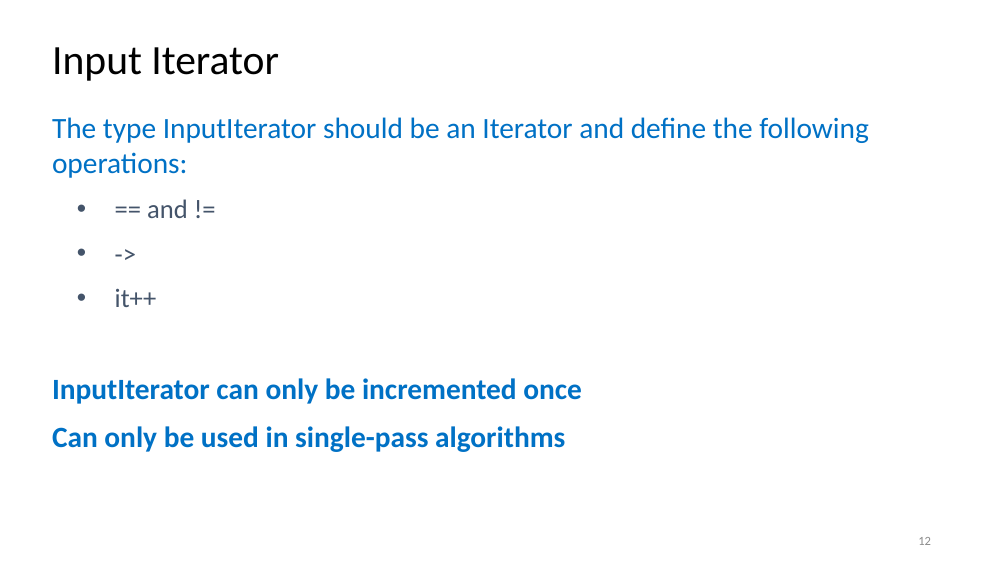
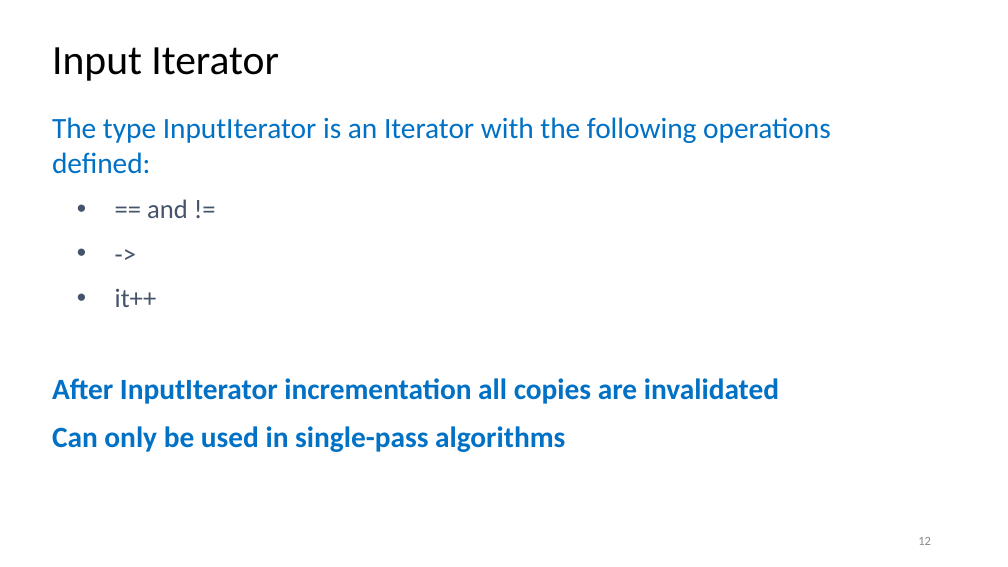
Before and after one commit to rarutyun/cpp-courses, a slide deck: slide 12 of 08_iterators/08_iterators.pptx. Drawn at 1008x567 pixels with LibreOffice and Linux fonts; fonts in the diff are those of the drawing. Boxes give left, top, right and bottom in pixels: in the first picture for what was removed or moved away, otherwise in the second. Text is boxed around its words. In the diff, an @@ line names an element or a change of style, - is before the commit and + after.

```diff
--- a/08_iterators/08_iterators.pptx
+++ b/08_iterators/08_iterators.pptx
@@ text at [52, 117, 831, 174]: text changed @@
-The type InputIterator should be an Iterator and define the following operations:
+The type InputIterator is an Iterator with the following operations defined:
@@ text at [52, 378, 779, 404]: text changed @@
-InputIterator can only be incremented once
+After InputIterator incrementation all copies are invalidated
```
Also in this commit, not shown: 15 other slides changed.
